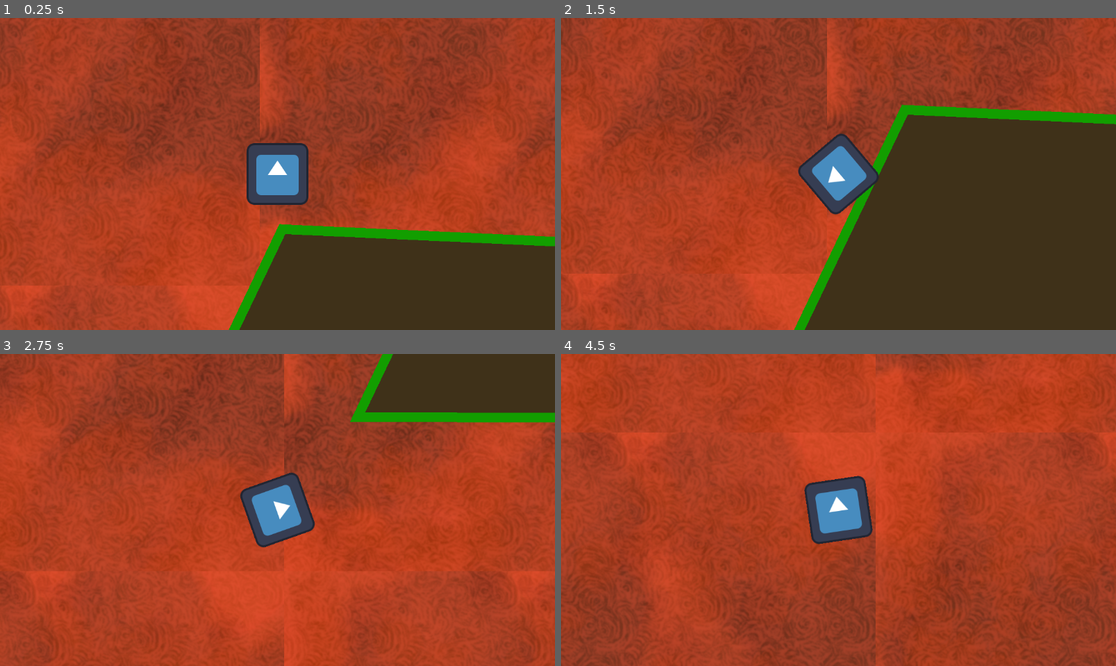
Above: before the commit, frames 1-4 (two rows, left to right).
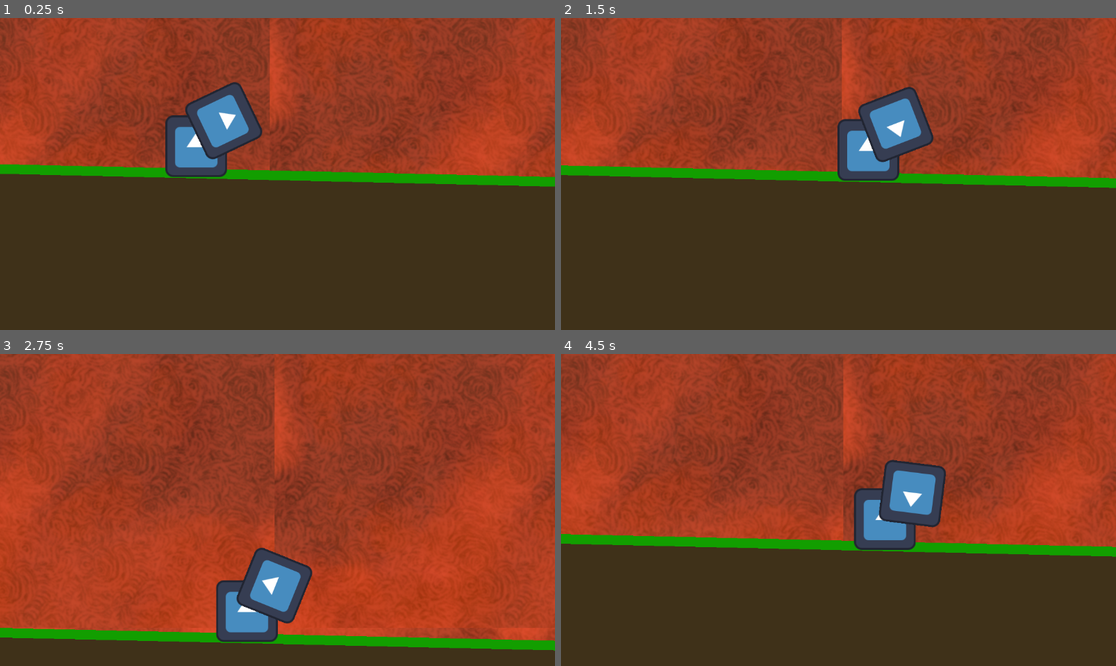
Above: after the commit, the same moments.

Repository: crispyBrown0/Payload-Delivery
Game: Godot game, scene res://root.tscn
The game is run twice, just before and just after one commit, with the same random seed, the same clock (stepped at 60 frames per second) and the same inputs. The engine's default icon, where the game draws it, is replaced by a stand-in: a white triangle on a blue panel in a dark square.
Inputs (mouse positions are in pixels of both pictures, inside the frame that each line leads up to):
- Up to frame 1 (0.25 s): no input
- Up to frame 2 (1.5 s): move the mouse to (960, 158) at 0.52 s; move the mouse to (727, 189) at 1.27 s
- Up to frame 3 (2.75 s): move the mouse to (333, 441) at 2.02 s
- Up to frame 4 (4.5 s): move the mouse to (810, 572) at 2.77 s; move the mouse to (1005, 556) at 3.52 s; move the mouse to (672, 463) at 4.27 s

The runs differ from the first frame. In frame 1, 44% of the frame differs, in the area x 0-100%, y 0-100%; in frame 2, 43%; in frame 3, 41%; in frame 4, 72%.

Commit message:
Working Camera, Weapon

Diff:
--- /dev/null
+++ b/player_weapon.gd
@@ -0,0 +1,11 @@
+extends Sprite2D
+
+
+# Called when the node enters the scene tree for the first time.
+func _ready() -> void:
+	pass # Replace with function body.
+
+
+# Called every frame. 'delta' is the elapsed time since the previous frame.
+func _process(delta: float) -> void:
+	look_at(get_global_mouse_position())
--- a/root.tscn
+++ b/root.tscn
@@ -2,12 +2,10 @@
 
 [ext_resource type="Texture2D" uid="uid://b6ei84gpml4l5" path="res://lava.png" id="1_jnlp7"]
 [ext_resource type="Script" uid="uid://c0jkua43hhchw" path="res://terrain_colli.gd" id="1_pyidc"]
-[ext_resource type="Script" uid="uid://bf8kp4qptkj3c" path="res://terrain.gd" id="1_vvh5c"]
+[ext_resource type="Script" path="res://terrain.gd" id="1_vvh5c"]
 [ext_resource type="Script" uid="uid://csu5fpgginurd" path="res://terrain_poly.gd" id="2_vvh5c"]
 [ext_resource type="Texture2D" uid="uid://c7oqfngkfy332" path="res://icon.svg" id="4_28aoi"]
-
-[sub_resource type="RectangleShape2D" id="RectangleShape2D_jnlp7"]
-size = Vector2(100, 100)
+[ext_resource type="Script" uid="uid://cixtg8s0rmx2q" path="res://player_weapon.gd" id="6_l8v81"]
 
 [node name="Root" type="Node2D"]
 
@@ -24,34 +22,31 @@
 
 [node name="TerrainPoly" type="Polygon2D" parent="Terrain"]
 color = Color(0.25, 0.195, 0.099999994, 1)
-polygon = PackedVector2Array(194, -118, -161, 623, 5416, 645, 5259, 7, 5052, -366, 4626, -460, 4001, -102, 3154, -80, 2281, -234, 1509, -58)
+polygon = PackedVector2Array(-911, -114, -1302, 734, 5416, 645, 5259, 7, 5052, -366, 4626, -460, 4001, -102, 3154, -80, 2281, -234, 1509, -58)
 script = ExtResource("2_vvh5c")
 
 [node name="TerrainColli" type="CollisionPolygon2D" parent="Terrain"]
-polygon = PackedVector2Array(156, 496, 389, 490, 1099, 518, 604, 593)
+polygon = PackedVector2Array(-911, -114, -1302, 734, 5416, 645, 5259, 7, 5052, -366, 4626, -460, 4001, -102, 3154, -80, 2281, -234, 1509, -58)
 script = ExtResource("1_pyidc")
 
 [node name="TerrainLine" type="Line2D" parent="Terrain"]
-points = PackedVector2Array(194, -118, -161, 623, 5416, 645, 5259, 7, 5052, -366, 4626, -460, 4001, -102, 3154, -80, 2281, -234, 1509, -58)
+points = PackedVector2Array(-911, -114, -1302, 734, 5416, 645, 5259, 7, 5052, -366, 4626, -460, 4001, -102, 3154, -80, 2281, -234, 1509, -58)
 closed = true
 width = 20.0
 default_color = Color(0.07233341, 0.62, 0, 1)
 
 [node name="PlayerBase" type="Sprite2D" parent="."]
+position = Vector2(-190, -154)
+texture = ExtResource("4_28aoi")
 
 [node name="PlayerWeapon" type="Sprite2D" parent="PlayerBase"]
+position = Vector2(57, -53)
+texture = ExtResource("4_28aoi")
+script = ExtResource("6_l8v81")
 
 [node name="Projectile" type="Sprite2D" parent="PlayerBase/PlayerWeapon"]
 
+[node name="Camera2D" type="Camera2D" parent="PlayerBase/PlayerWeapon/Projectile"]
+position = Vector2(148, -53)
+
 [node name="Enemy" type="Sprite2D" parent="."]
-
-[node name="RigidBody2D" type="RigidBody2D" parent="."]
-position = Vector2(184, -261)
-
-[node name="Sprite2D" type="Sprite2D" parent="RigidBody2D"]
-texture = ExtResource("4_28aoi")
-
-[node name="CollisionShape2D" type="CollisionShape2D" parent="RigidBody2D"]
-shape = SubResource("RectangleShape2D_jnlp7")
-
-[node name="Camera2D" type="Camera2D" parent="RigidBody2D"]
Not shown, added: player_weapon.gd.uid
